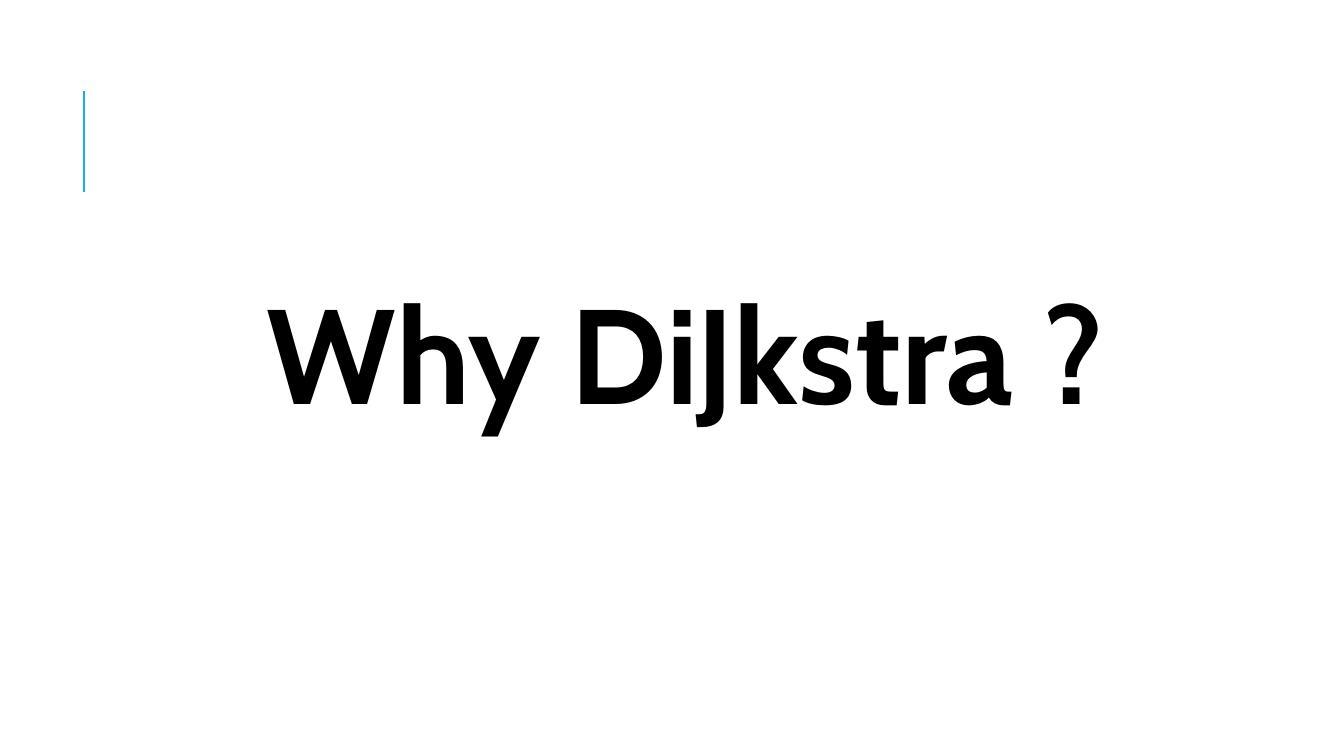
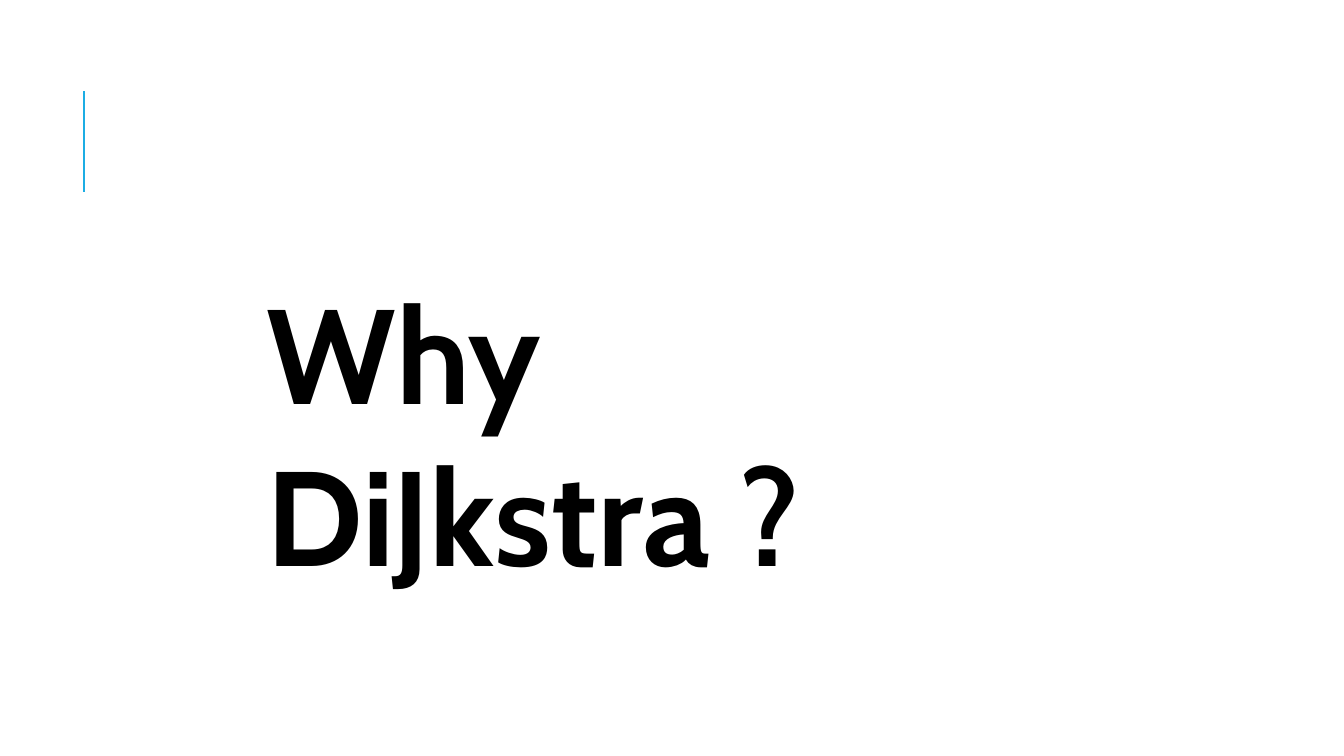
Before and after one commit to miguecrea/GOAP_RETAKE_PART_2, a slide deck: slide 16 of GPP_ZombieAI_Lozano_Miguel_2DAE10.pptx. Drawn at 1344x756 pixels with LibreOffice and Linux fonts; fonts in the diff are those of the drawing. Boxes give left, top, right and bottom in pixels: in the first picture for what was removed or moved away, otherwise in the second. Text is boxed around its words. In the diff, an @@ line names an element or a change of style, - is before the commit and + after.

```diff
--- a/GPP_ZombieAI_Lozano_Miguel_2DAE10.pptx
+++ b/GPP_ZombieAI_Lozano_Miguel_2DAE10.pptx
@@ text "Why DiJkstra ?" rewrapped from (x1=267, y1=303, x2=1014, y2=433) to (x1=267, y1=303, x2=710, y2=589) @@
```
Also in this commit, not shown: 9 other slides changed, 3 slides added, 4 slides removed, 2 other files.
